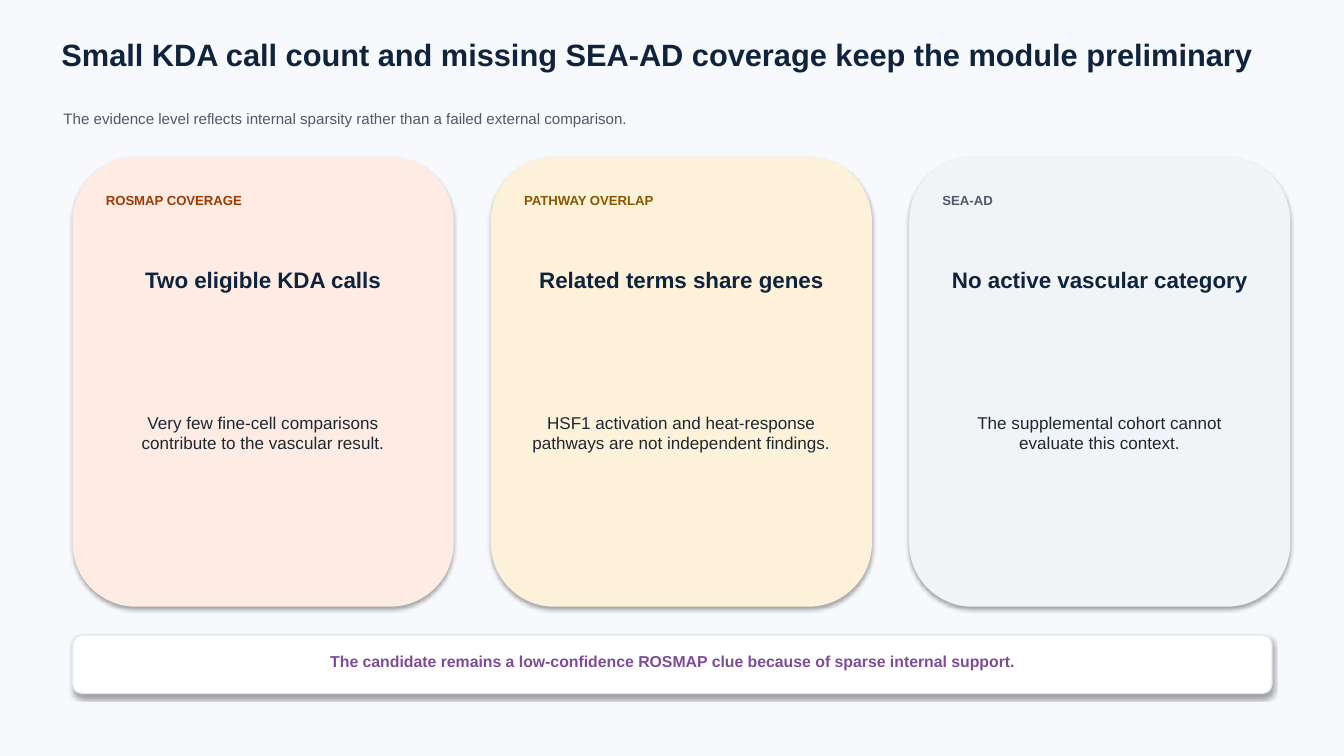
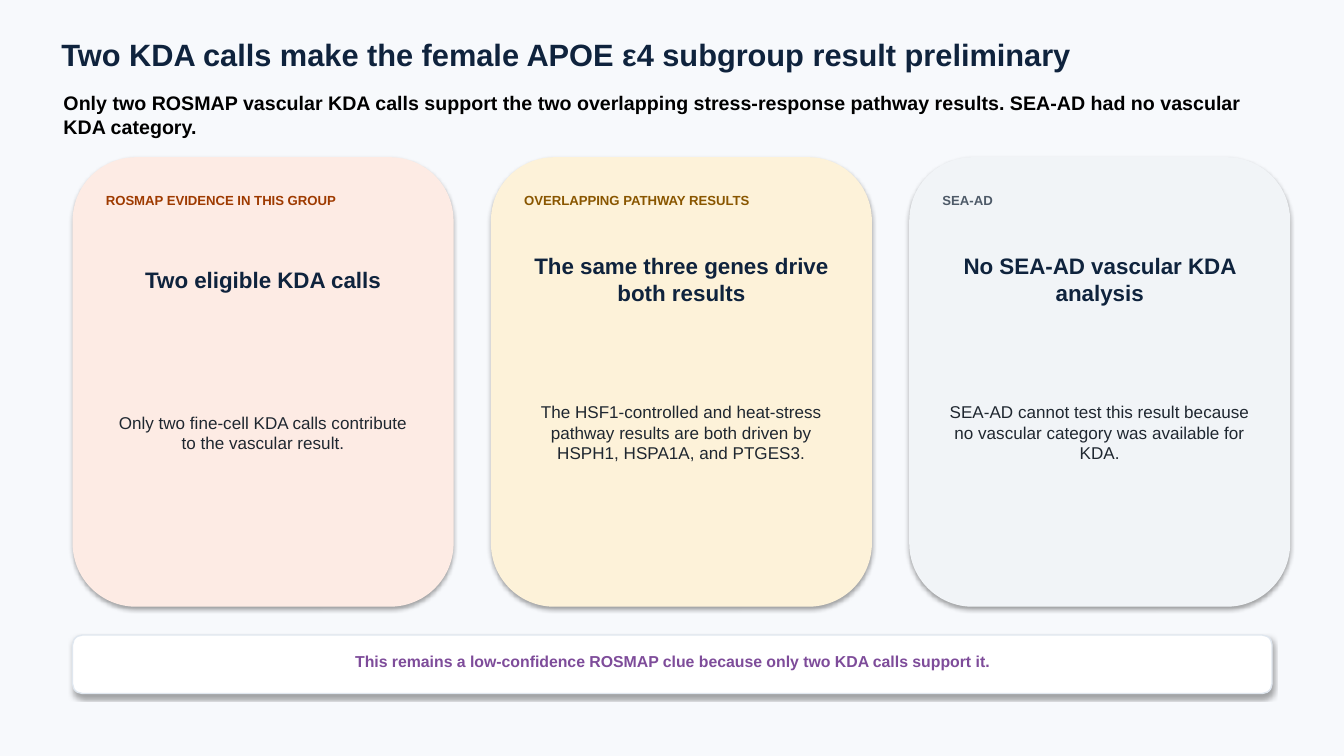
Before and after one commit to ericzhuang2010/alzheimer, a slide deck: slide 152 of docs/presentations/09162026/09162026_sex_apoe_kda_fine_broad.pptx (slide 147 before the commit). Drawn at 1344x756 pixels with LibreOffice and Linux fonts; fonts in the diff are those of the drawing. Boxes give left, top, right and bottom in pixels: in the first picture for what was removed or moved away, otherwise in the second. Text is boxed around its words. In the diff, an @@ line names an element or a change of style, - is before the commit and + after.

```diff
--- a/docs/presentations/09162026/09162026_sex_apoe_kda_fine_broad.pptx
+++ b/docs/presentations/09162026/09162026_sex_apoe_kda_fine_broad.pptx
@@ text at (61,43,1071,71): text changed @@
-Small KDA call count and missing SEA-AD coverage keep the module preliminary
+Two KDA calls make the female APOE ε4 subgroup result preliminary
@@ text at (63,95,1240,138): text changed; size 10.8 to 14 pt; text colour #4E5A68 to #000000; bold on @@
-The evidence level reflects internal sparsity rather than a failed external comparison.
+Only two ROSMAP vascular KDA calls support the two overlapping stress-response pathway results. SEA-AD had no vascular KDA category.
@@ text at (106,195,336,205): text changed @@
-ROSMAP COVERAGE
+ROSMAP EVIDENCE IN THIS GROUP
@@ text at (524,196,749,205): text changed @@
-PATHWAY OVERLAP
+OVERLAPPING PATHWAY RESULTS
@@ text at (534,257,828,302): text changed @@
-Related terms share genes
+The same three genes drive both results
@@ text at (964,257,1236,306): text changed @@
-No active vascular category
+No SEA-AD vascular KDA analysis
@@ text at (119,416,406,449): text changed @@
-Very few fine-cell comparisons contribute to the vascular result.
+Only two fine-cell KDA calls contribute to the vascular result.
@@ text at (541,405,822,461): text changed @@
-HSF1 activation and heat-response pathways are not independent findings.
+The HSF1-controlled and heat-stress pathway results are both driven by HSPH1, HSPA1A, and PTGES3.
@@ text at (950,405,1249,459): text changed @@
-The supplemental cohort cannot evaluate this context.
+SEA-AD cannot test this result because no vascular category was available for KDA.
@@ text at (355,655,990,671): text changed @@
-The candidate remains a low-confidence ROSMAP clue because of sparse internal support.
+This remains a low-confidence ROSMAP clue because only two KDA calls support it.
```
Also in this commit, not shown: 78 other slides changed, 7 slides added, 8 slides removed, 43 other files.
